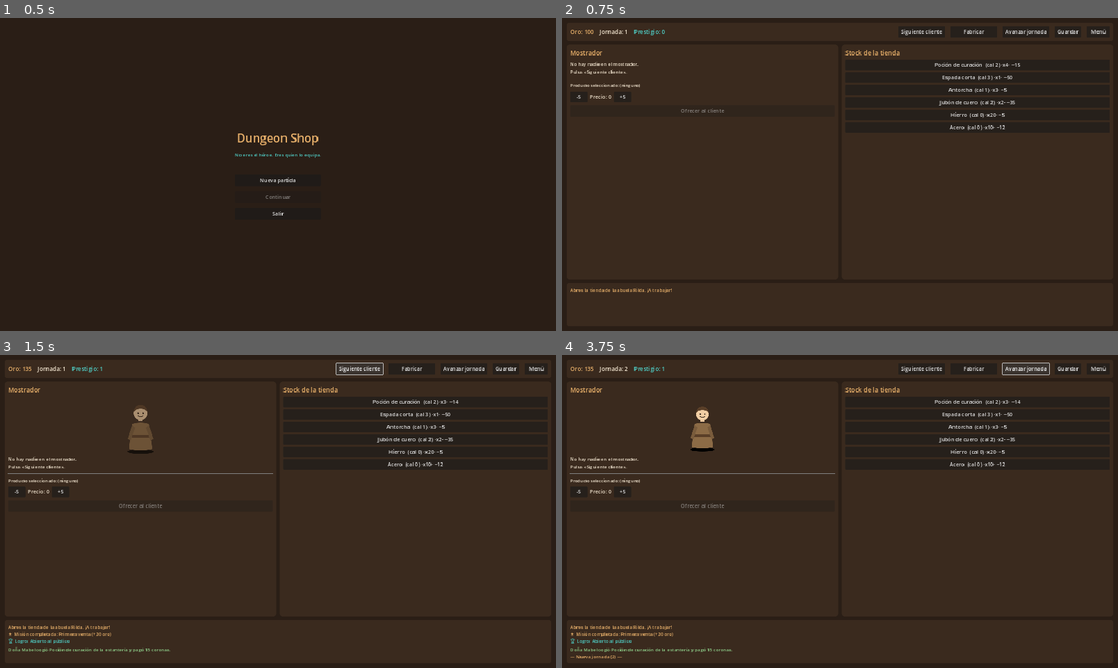
Above: before the commit, frames 1-4 (two rows, left to right).
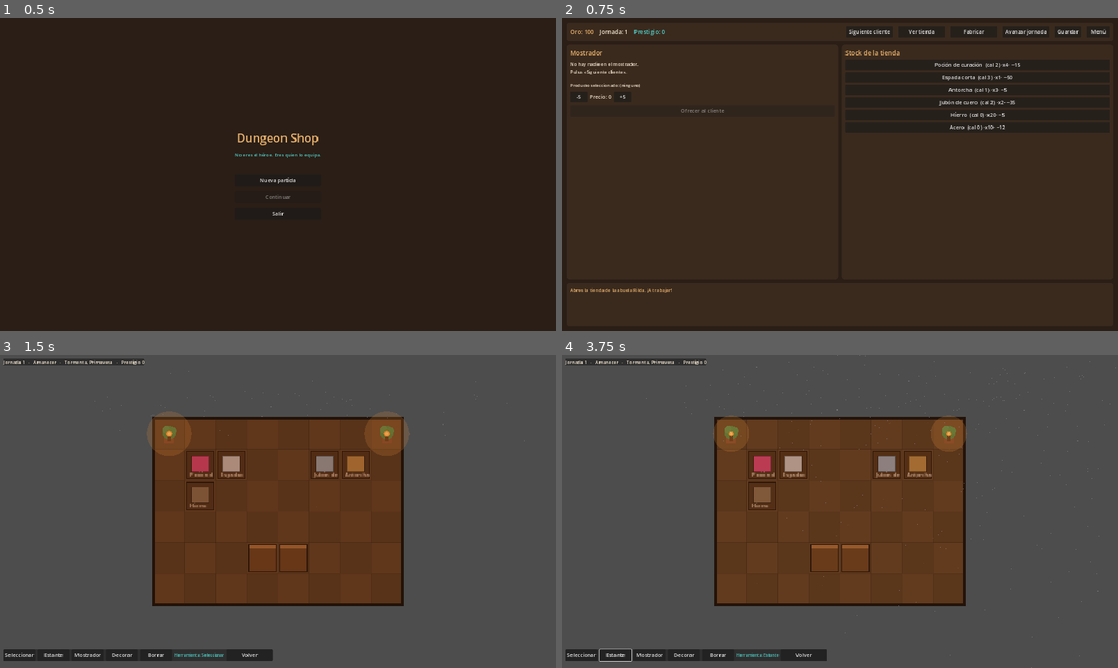
Above: after the commit, the same moments.

Repository: luckyvalentinaguirre-bot/DungeonShop
Game: Godot game, scene res://scenes/main_menu/MainMenu.tscn
Same seed, same stepped clock (60 frames per second), same inputs: the game is played once before the commit and once after it.
Inputs (mouse positions are in pixels of both pictures, inside the frame that each line leads up to):
- Up to frame 1 (0.5 s): no input
- Up to frame 2 (0.75 s): click "Nueva partida" at 0.5 s
- Up to frame 3 (1.5 s): click (361, 367) at 1.25 s, where only the run after the commit has a clickable "Ver tienda"
- Up to frame 4 (3.75 s): click (578, 655) at 2 s, where only the run after the commit has a clickable "Seleccionar"; click (617, 655) at 2.75 s, where only the run after the commit has a clickable "Estante"; click (1023, 367) at 3.5 s, where only the run before the commit has a clickable "Avanzar jornada"

Frame 1 is identical in both runs. In frame 2, 0.1% of the frame differs, in the area x 15-69%, y 3-88%; in frame 3, 95%; in frame 4, 96%, in the area x 0-100%, y 0-100%.

Commit message:
Visual (base top-down): vista cenital, día/noche, clima y partículas
Primer bloque de la capa visual, con TODO el arte como placeholders (formas de
color) sustituibles por pixel art HD final. Dirección de arte capturada como canon
en docs/ArtDirection.md (pixel art HD top-down, mundo vivo, tienda que evoluciona,
sprites únicos, UI minimalista, micro-animaciones, identidad propia).

Sistemas de mundo vivo (lógica pura + tests):
- WorldClock: ciclo día/noche con color de luz ambiente interpolado (fases,
  intensidad diurna); alimenta un CanvasModulate.
- WeatherSystem: clima por estación (despejado/nublado/lluvia/tormenta/nieve/niebla)
  con probabilidades estacionales; determinista con semilla.
- Integrados y persistidos en GameState (avanzan con la jornada; en el guardado).

Vista cenital (scenes/shop/ShopWorld.tscn + ShopWorld.gd):
- Render de la tienda desde ShopLayout: suelo en cuadrícula, paredes, mostrador,
  estantes con su producto (color por categoria + nombre) y decoración.
- Ciclo día/noche aplicado con CanvasModulate; antorchas con parpadeo e iluminación
  que crece de noche; partículas de polvo ambiental; lluvia/nieve segun el clima;
  niebla como capa translucida. Camara cenital fija.
- La tienda mejora de aspecto con el prestigio (hook de "evoluciona visualmente").
- Interaccion: barra de herramientas para colocar estantes/mostrador/decoracion,
  borrar, y con "Seleccionar" cambiar que producto expone cada estante.
- Accesible desde la tienda con "Ver tienda"; boton "Volver".

Distribucion inicial sembrada en GameState (mostrador + estantes con productos).
Tests: WorldClock y WeatherSystem. Runner actualizado.

Co-Authored-By: Claude Opus 4.8 <noreply@anthropic.com>
Claude-Session: https://claude.ai/code/session_01BvQJaW7W6TmoPXUchrmyos

Diff:
--- /dev/null
+++ b/scenes/shop/ShopWorld.tscn
@@ -0,0 +1,6 @@
+[gd_scene load_steps=2 format=3]
+
+[ext_resource type="Script" path="res://scripts/ui/ShopWorld.gd" id="1_world"]
+
+[node name="ShopWorld" type="Node2D"]
+script = ExtResource("1_world")
--- a/scripts/managers/GameState.gd
+++ b/scripts/managers/GameState.gd
@@ -26,6 +26,8 @@
 var employees: EmployeeManager
 var exploration: ExplorationSystem
 var research: ResearchSystem
+var clock: WorldClock
+var weather: WeatherSystem
 ## Materiales que se pueden comprar en el mercado (ids del catálogo).
 var market_materials: Array = [&"mat_iron", &"mat_steel", &"mat_quicksilver"]
 var player_wallet: WalletComponent
@@ -56,6 +58,8 @@
 	employees = EmployeeManager.new()
 	exploration = ExplorationSystem.new()
 	research = ResearchSystem.new()
+	clock = WorldClock.new()
+	weather = WeatherSystem.new()
 
 	economy = EconomySystem.new()
 	economy.name = "EconomySystem"
@@ -78,7 +82,9 @@
 
 	customer_pool = _default_pool()
 	_seed_progression_content()
+	_seed_layout()
 	day = 1
+	weather.roll_for_day(day, rng)
 
 	day_changed.emit(day)
 	gold_changed.emit(player_wallet.balance)
@@ -174,6 +180,8 @@
 		if config != null and config.days_per_week > 0 and day % config.days_per_week == 1:
 			economy.market.advance_week()
 			_maybe_trigger_events()
+	if weather != null:
+		weather.roll_for_day(day, rng)
 	day_changed.emit(day)
 	var bus := _bus()
 	if bus != null:
@@ -222,6 +230,8 @@
 		"demand": economy.demand.capture_state(),
 		"stock": stock.capture_state(),
 		"layout": layout.capture_state(),
+		"clock": clock.capture_state(),
+		"weather": weather.capture_state(),
 	}
 
 ## Reconstruye la partida desde un diccionario. Requiere que los servicios ya
@@ -238,6 +248,12 @@
 	var layout_data = data.get("layout", {})
 	if layout_data is Dictionary and not layout_data.is_empty():
 		layout.restore_state(layout_data)
+	var clock_data = data.get("clock", {})
+	if clock_data is Dictionary and not clock_data.is_empty():
+		clock.restore_state(clock_data)
+	var weather_data = data.get("weather", {})
+	if weather_data is Dictionary and not weather_data.is_empty():
+		weather.restore_state(weather_data)
 	day_changed.emit(day)
 	gold_changed.emit(player_wallet.balance)
 
@@ -314,6 +330,27 @@
 	e.effects = [effect]
 	return e
 
+## Distribución inicial de la tienda (vista cenital): un mostrador y unos estantes
+## con productos asignados. El jugador la reorganiza a su gusto. Ver ShopLayout.
+func _seed_layout() -> void:
+	# Mostrador cerca de la parte inferior-central.
+	layout.place(3, 4, ShopLayout.Furniture.COUNTER)
+	layout.place(4, 4, ShopLayout.Furniture.COUNTER)
+	# Estantes con producto asignado.
+	var shelves := [
+		[1, 1, &"potion_heal"],
+		[2, 1, &"weapon_short_sword"],
+		[5, 1, &"armor_leather"],
+		[6, 1, &"tool_torch"],
+		[1, 2, &"mat_iron"],
+	]
+	for s in shelves:
+		layout.place(s[0], s[1], ShopLayout.Furniture.SHELF)
+		layout.assign(s[0], s[1], s[2])
+	# Un par de decoraciones.
+	layout.place(0, 0, ShopLayout.Furniture.DECOR)
+	layout.place(7, 0, ShopLayout.Furniture.DECOR)
+
 func _stock_initial() -> void:
 	_add_stock(&"potion_heal", 2, 4)
 	_add_stock(&"weapon_short_sword", 3, 1)
--- a/scripts/managers/SceneRouter.gd
+++ b/scripts/managers/SceneRouter.gd
@@ -7,6 +7,7 @@
 
 const MAIN_MENU := "res://scenes/main_menu/MainMenu.tscn"
 const SHOP := "res://scenes/shop/Shop.tscn"
+const SHOP_WORLD := "res://scenes/shop/ShopWorld.tscn"
 const CRAFTING := "res://scenes/crafting/CraftingScreen.tscn"
 
 func goto(path: String) -> void:
@@ -20,3 +21,6 @@
 
 func goto_crafting() -> void:
 	goto(CRAFTING)
+
+func goto_world() -> void:
+	goto(SHOP_WORLD)
--- /dev/null
+++ b/scripts/systems/WeatherSystem.gd
@@ -0,0 +1,74 @@
+class_name WeatherSystem
+extends RefCounted
+## Clima y estaciones. Determina el clima de cada jornada (con probabilidades que
+## dependen de la estación) y expone datos para que la vista top-down pinte lluvia,
+## nieve, niebla, etc. Puro, determinista con semilla, y testeable.
+## Ver docs/ArtDirection.md §3.
+
+enum Weather { CLEAR, CLOUDY, RAIN, STORM, SNOW, FOG }
+enum Season { SPRING, SUMMER, AUTUMN, WINTER }
+
+## Jornadas por estación (4 estaciones = un año).
+var days_per_season: int = 12
+var weather: Weather = Weather.CLEAR
+var season: Season = Season.SPRING
+
+## Pesos de clima por estación [CLEAR, CLOUDY, RAIN, STORM, SNOW, FOG].
+const _WEIGHTS := {
+	Season.SPRING: [5, 3, 4, 1, 0, 2],
+	Season.SUMMER: [7, 2, 2, 2, 0, 1],
+	Season.AUTUMN: [4, 4, 4, 1, 0, 3],
+	Season.WINTER: [3, 3, 1, 1, 5, 3],
+}
+
+## Estación correspondiente a una jornada dada.
+func season_for_day(day: int) -> Season:
+	var index: int = int(floor(float(maxi(1, day) - 1) / float(maxi(1, days_per_season)))) % 4
+	return index as Season
+
+## Recalcula estación y clima para una jornada (llamar al avanzar la jornada).
+func roll_for_day(day: int, rng: RandomNumberGenerator) -> void:
+	season = season_for_day(day)
+	weather = _weighted_pick(_WEIGHTS[season], rng)
+
+func _weighted_pick(weights: Array, rng: RandomNumberGenerator) -> Weather:
+	var total: int = 0
+	for w in weights:
+		total += int(w)
+	if total <= 0:
+		return Weather.CLEAR
+	var roll: int = rng.randi_range(1, total)
+	var acc: int = 0
+	for i in weights.size():
+		acc += int(weights[i])
+		if roll <= acc:
+			return i as Weather
+	return Weather.CLEAR
+
+func weather_name() -> String:
+	match weather:
+		Weather.CLEAR: return "Despejado"
+		Weather.CLOUDY: return "Nublado"
+		Weather.RAIN: return "Lluvia"
+		Weather.STORM: return "Tormenta"
+		Weather.SNOW: return "Nieve"
+		Weather.FOG: return "Niebla"
+		_: return "?"
+
+func season_name() -> String:
+	match season:
+		Season.SPRING: return "Primavera"
+		Season.SUMMER: return "Verano"
+		Season.AUTUMN: return "Otoño"
+		Season.WINTER: return "Invierno"
+		_: return "?"
+
+func is_precipitation() -> bool:
+	return weather == Weather.RAIN or weather == Weather.STORM or weather == Weather.SNOW
+
+func capture_state() -> Dictionary:
+	return {"weather": int(weather), "season": int(season)}
+
+func restore_state(data: Dictionary) -> void:
+	weather = int(data.get("weather", 0)) as Weather
+	season = int(data.get("season", 0)) as Season
--- /dev/null
+++ b/scripts/systems/WorldClock.gd
@@ -0,0 +1,80 @@
+class_name WorldClock
+extends RefCounted
+## Ciclo de día y noche. El tiempo del día va de 0..1 (0 y 1 = medianoche, 0.5 =
+## mediodía) y produce una FASE y un COLOR de luz ambiente interpolado suavemente
+## entre puntos clave, para alimentar el CanvasModulate de la vista top-down.
+## Puro y testeable. Ver docs/ArtDirection.md §3.
+
+enum Phase { NIGHT, DAWN, DAY, DUSK }
+
+## Duración de un día completo en segundos de tiempo real (una jornada de juego).
+var day_length: float = 240.0
+## Momento del día, 0..1.
+var time_of_day: float = 0.30
+
+## Puntos clave de color de luz ambiente [tiempo, Color]. Se interpola entre ellos.
+const _KEYS := [
+	[0.00, Color(0.16, 0.18, 0.34)],  # medianoche: azul profundo
+	[0.22, Color(0.20, 0.20, 0.38)],  # antes del alba
+	[0.28, Color(0.85, 0.62, 0.48)],  # amanecer cálido
+	[0.35, Color(1.00, 0.96, 0.88)],  # mañana
+	[0.50, Color(1.00, 1.00, 0.98)],  # mediodía (luz plena)
+	[0.68, Color(1.00, 0.92, 0.80)],  # tarde
+	[0.76, Color(0.92, 0.58, 0.42)],  # atardecer
+	[0.85, Color(0.35, 0.30, 0.45)],  # anochecer
+	[1.00, Color(0.16, 0.18, 0.34)],  # medianoche
+]
+
+## Avanza el reloj 'delta_seconds' de tiempo real.
+func advance(delta_seconds: float) -> void:
+	if day_length <= 0.0:
+		return
+	time_of_day = fposmod(time_of_day + delta_seconds / day_length, 1.0)
+
+func set_time(t: float) -> void:
+	time_of_day = fposmod(t, 1.0)
+
+## Fase actual del día.
+func phase() -> Phase:
+	var t := time_of_day
+	if t >= 0.24 and t < 0.34:
+		return Phase.DAWN
+	if t >= 0.34 and t < 0.72:
+		return Phase.DAY
+	if t >= 0.72 and t < 0.84:
+		return Phase.DUSK
+	return Phase.NIGHT
+
+func phase_name() -> String:
+	match phase():
+		Phase.DAWN: return "Amanecer"
+		Phase.DAY: return "Día"
+		Phase.DUSK: return "Atardecer"
+		_: return "Noche"
+
+## Intensidad de luz diurna 0..1 (0 de noche, 1 a mediodía). Útil para la niebla,
+## el volumen de ambiente, etc.
+func daylight() -> float:
+	# Curva suave centrada en el mediodía.
+	return clampf(1.0 - absf(time_of_day - 0.5) * 2.2, 0.05, 1.0)
+
+## Color de luz ambiente interpolado (para el CanvasModulate).
+func light_color() -> Color:
+	var t := time_of_day
+	for i in range(_KEYS.size() - 1):
+		var a = _KEYS[i]
+		var b = _KEYS[i + 1]
+		var ta: float = a[0]
+		var tb: float = b[0]
+		if t >= ta and t <= tb:
+			var f: float = 0.0 if tb == ta else (t - ta) / (tb - ta)
+			return (a[1] as Color).lerp(b[1] as Color, f)
+	return _KEYS[0][1]
+
+## Serialización (parte del guardado; el reloj persiste entre sesiones).
+func capture_state() -> Dictionary:
+	return {"time": time_of_day, "day_length": day_length}
+
+func restore_state(data: Dictionary) -> void:
+	time_of_day = float(data.get("time", 0.30))
+	day_length = float(data.get("day_length", 240.0))
--- a/scripts/ui/ShopScreen.gd
+++ b/scripts/ui/ShopScreen.gd
@@ -78,6 +78,9 @@
 	var next_btn := UiFactory.button("Siguiente cliente")
 	next_btn.pressed.connect(_on_next_customer)
 	row.add_child(next_btn)
+	var world_btn := UiFactory.button("Ver tienda")
+	world_btn.pressed.connect(func() -> void: SceneRouter.goto_world())
+	row.add_child(world_btn)
 	var craft_btn := UiFactory.button("Fabricar")
 	craft_btn.pressed.connect(func() -> void: SceneRouter.goto_crafting())
 	row.add_child(craft_btn)
--- /dev/null
+++ b/scripts/ui/ShopWorld.gd
@@ -0,0 +1,317 @@
+extends Node2D
+## Vista CENITAL (top-down) de la tienda. Renderiza la cuadrícula de ShopLayout con
+## suelo, paredes, mostrador, estantes (con su producto) y decoración; aplica el
+## ciclo día/noche (CanvasModulate), el clima (partículas de lluvia/nieve + niebla),
+## partículas ambientales (polvo), antorchas con parpadeo y humo de la forja. El
+## jugador coloca muebles y asigna qué producto va en cada estante.
+##
+## TODO EL ARTE ES PLACEHOLDER (formas de color): para el pixel art HD final se
+## sustituyen los dibujos por tiles/sprites. Ver docs/ArtDirection.md.
+
+const TILE := 64
+
+enum Tool { SELECT, SHELF, COUNTER, DECOR, ERASE }
+
+var _tool: int = Tool.SELECT
+var _assignable_ids: Array = []
+var _time_accum: float = 0.0
+var _canvas_modulate: CanvasModulate
+var _fog: ColorRect
+var _rain: CPUParticles2D
+var _snow: CPUParticles2D
+var _info_label: Label
+var _tool_label: Label
+
+func _ready() -> void:
+	if GameState.economy == null:
+		GameState.new_game()
+	_assignable_ids = _build_assignable_ids()
+	_build_camera()
+	_build_ambient()
+	_build_weather_nodes()
+	_build_fog()
+	_build_ui()
+	_update_weather_visuals()
+	set_process(true)
+
+func _process(delta: float) -> void:
+	# Ciclo día/noche.
+	GameState.clock.advance(delta)
+	_canvas_modulate.color = GameState.clock.light_color()
+	# Parpadeo de antorchas / humo: redibuja periódicamente.
+	_time_accum += delta
+	queue_redraw()
+	_refresh_info()
+
+# ------------------------------------------------------------------- construcción
+func _grid_size() -> Vector2:
+	return Vector2(GameState.layout.width * TILE, GameState.layout.height * TILE)
+
+func _build_camera() -> void:
+	_canvas_modulate = CanvasModulate.new()
+	_canvas_modulate.color = GameState.clock.light_color()
+	add_child(_canvas_modulate)
+
+	var cam := Camera2D.new()
+	var grid := _grid_size()
+	cam.position = grid / 2.0
+	var vp := get_viewport_rect().size
+	var zoom_factor: float = minf(vp.x / (grid.x + 260.0), vp.y / (grid.y + 260.0))
+	cam.zoom = Vector2(zoom_factor, zoom_factor)
+	add_child(cam)
+	cam.make_current()
+
+func _build_ambient() -> void:
+	# Polvo cálido flotando suavemente sobre la tienda.
+	var dust := CPUParticles2D.new()
+	var grid := _grid_size()
+	dust.position = grid / 2.0
+	dust.amount = 40
+	dust.lifetime = 6.0
+	dust.emission_shape = CPUParticles2D.EMISSION_SHAPE_RECTANGLE
+	dust.emission_rect_extents = grid / 2.0
+	dust.gravity = Vector2(0, -6)
+	dust.initial_velocity_min = 2.0
+	dust.initial_velocity_max = 8.0
+	dust.scale_amount_min = 1.0
+	dust.scale_amount_max = 2.5
+	dust.color = Color(1.0, 0.9, 0.7, 0.10)
+	add_child(dust)
+
+func _build_weather_nodes() -> void:
+	var grid := _grid_size()
+	_rain = CPUParticles2D.new()
+	_rain.position = Vector2(grid.x / 2.0, -40)
+	_rain.emission_shape = CPUParticles2D.EMISSION_SHAPE_RECTANGLE
+	_rain.emission_rect_extents = Vector2(grid.x / 2.0 + 160.0, 6)
+	_rain.amount = 240
+	_rain.lifetime = 0.9
+	_rain.gravity = Vector2(60, 1000)
+	_rain.initial_velocity_min = 500.0
+	_rain.initial_velocity_max = 700.0
+	_rain.scale_amount_min = 1.0
+	_rain.scale_amount_max = 1.6
+	_rain.color = Color(0.6, 0.72, 0.92, 0.65)
+	_rain.emitting = false
+	add_child(_rain)
+
+	_snow = CPUParticles2D.new()
+	_snow.position = Vector2(grid.x / 2.0, -40)
+	_snow.emission_shape = CPUParticles2D.EMISSION_SHAPE_RECTANGLE
+	_snow.emission_rect_extents = Vector2(grid.x / 2.0 + 160.0, 6)
+	_snow.amount = 140
+	_snow.lifetime = 5.0
+	_snow.gravity = Vector2(10, 70)
+	_snow.initial_velocity_min = 20.0
+	_snow.initial_velocity_max = 45.0
+	_snow.scale_amount_min = 1.5
+	_snow.scale_amount_max = 3.0
+	_snow.color = Color(1.0, 1.0, 1.0, 0.85)
+	_snow.emitting = false
+	add_child(_snow)
+
+func _build_fog() -> void:
+	# Niebla: una capa translúcida gris-azulada sobre el mundo (bajo la UI).
+	var fog_layer := CanvasLayer.new()
+	fog_layer.layer = 1
+	add_child(fog_layer)
+	_fog = ColorRect.new()
+	_fog.color = Color(0.7, 0.74, 0.8, 0.32)
+	_fog.set_anchors_and_offsets_preset(Control.PRESET_FULL_RECT)
+	_fog.mouse_filter = Control.MOUSE_FILTER_IGNORE
+	_fog.visible = false
+	fog_layer.add_child(_fog)
+
+func _build_ui() -> void:
+	var layer := CanvasLayer.new()
+	layer.layer = 2
+	add_child(layer)
+
+	# Barra superior de información (minimalista).
+	var top := PanelContainer.new()
+	top.position = Vector2(12, 12)
+	layer.add_child(top)
+	var row := UiFactory.hbox(16)
+	top.add_child(row)
+	_info_label = UiFactory.label("", 16)
+	row.add_child(_info_label)
+
+	# Barra de herramientas de colocación (abajo).
+	var bottom := PanelContainer.new()
+	bottom.position = Vector2(12, get_viewport_rect().size.y - 64)
+	layer.add_child(bottom)
+	var tools := UiFactory.hbox(8)
+	bottom.add_child(tools)
+	tools.add_child(_tool_button("Seleccionar", Tool.SELECT))
+	tools.add_child(_tool_button("Estante", Tool.SHELF))
+	tools.add_child(_tool_button("Mostrador", Tool.COUNTER))
+	tools.add_child(_tool_button("Decorar", Tool.DECOR))
+	tools.add_child(_tool_button("Borrar", Tool.ERASE))
+	_tool_label = UiFactory.label("Herramienta: Seleccionar", 14, UiFactory.COL_ARCANE)
+	tools.add_child(_tool_label)
+	var back := UiFactory.button("Volver")
+	back.pressed.connect(func() -> void: SceneRouter.goto_shop())
+	tools.add_child(back)
+
+func _tool_button(text: String, tool_id: int) -> Button:
+	var b := UiFactory.button(text)
+	b.custom_minimum_size = Vector2(110, 34)
+	b.pressed.connect(func() -> void: _set_tool(tool_id, text))
+	return b
+
+# ----------------------------------------------------------------------- input
+func _set_tool(tool_id: int, label: String) -> void:
+	_tool = tool_id
+	_tool_label.text = "Herramienta: %s" % label
+
+func _unhandled_input(event: InputEvent) -> void:
+	if event is InputEventMouseButton and event.pressed and event.button_index == MOUSE_BUTTON_LEFT:
+		var world := get_global_mouse_position()
+		var tx := int(floor(world.x / float(TILE)))
+		var ty := int(floor(world.y / float(TILE)))
+		if not GameState.layout.in_bounds(tx, ty):
+			return
+		_apply_tool(tx, ty)
+		queue_redraw()
+
+func _apply_tool(tx: int, ty: int) -> void:
+	match _tool:
+		Tool.SHELF:
+			GameState.layout.place(tx, ty, ShopLayout.Furniture.SHELF)
+		Tool.COUNTER:
+			GameState.layout.place(tx, ty, ShopLayout.Furniture.COUNTER)
+		Tool.DECOR:
+			GameState.layout.place(tx, ty, ShopLayout.Furniture.DECOR)
+		Tool.ERASE:
+			GameState.layout.remove(tx, ty)
+		_:
+			# Seleccionar: si es un estante, cambia el producto que expone.
+			if GameState.layout.furniture_at(tx, ty) == ShopLayout.Furniture.SHELF:
+				_cycle_shelf_product(tx, ty)
+
+func _cycle_shelf_product(tx: int, ty: int) -> void:
+	if _assignable_ids.is_empty():
+		return
+	var current := GameState.layout.assigned_item(tx, ty)
+	var idx := _assignable_ids.find(current)
+	var next: StringName = _assignable_ids[(idx + 1) % _assignable_ids.size()]
+	GameState.layout.assign(tx, ty, next)
+
+func _build_assignable_ids() -> Array:
+	var ids: Array = []
+	for item in GameState.item_db.all():
+		ids.append(item.id)
+	ids.sort()
+	return ids
+
+# ------------------------------------------------------------------- dibujo
+func _draw() -> void:
+	var layout := GameState.layout
+	var polish := _polish()  # 0..1 según prestigio: la tienda mejora de aspecto
+	for y in layout.height:
+		for x in layout.width:
+			_draw_floor(x, y, polish)
+	# Muebles encima del suelo.
+	for y in layout.height:
+		for x in layout.width:
+			match layout.furniture_at(x, y):
+				ShopLayout.Furniture.COUNTER:
+					_draw_counter(x, y)
+				ShopLayout.Furniture.SHELF:
+					_draw_shelf(x, y)
+				ShopLayout.Furniture.DECOR:
+					_draw_decor(x, y)
+	_draw_walls()
+	_draw_torches()
+
+func _tile_rect(x: int, y: int) -> Rect2:
+	return Rect2(x * TILE, y * TILE, TILE, TILE)
+
+func _draw_floor(x: int, y: int, polish: float) -> void:
+	var warm := Color(0.42, 0.30, 0.18).lerp(Color(0.58, 0.42, 0.26), polish)
+	var alt := warm.darkened(0.08) if (x + y) % 2 == 0 else warm
+	draw_rect(_tile_rect(x, y), alt, true)
+	draw_rect(_tile_rect(x, y), Color(0, 0, 0, 0.10), false, 1.0)
+
+func _draw_counter(x: int, y: int) -> void:
+	var r := _tile_rect(x, y).grow(-4)
+	draw_rect(r, Color(0.45, 0.30, 0.16), true)
+	draw_rect(Rect2(r.position, Vector2(r.size.x, 8)), Color(0.65, 0.46, 0.26), true)
+	draw_rect(r, Color(0.2, 0.12, 0.06), false, 2.0)
+
+func _draw_shelf(x: int, y: int) -> void:
+	var r := _tile_rect(x, y).grow(-4)
+	draw_rect(r, Color(0.36, 0.24, 0.13), true)
+	draw_rect(r, Color(0.2, 0.12, 0.06), false, 2.0)
+	# Producto expuesto.
+	var item_id := GameState.layout.assigned_item(x, y)
+	if item_id != &"":
+		var item := GameState.item_db.get_item(item_id)
+		if item != null:
+			var pr := Rect2(r.position + Vector2(10, 10), Vector2(r.size.x - 20, r.size.y - 24))
+			draw_rect(pr, _category_color(item.category), true)
+			draw_rect(pr, Color(0, 0, 0, 0.35), false, 1.0)
+			var font := ThemeDB.fallback_font
+			if font != null:
+				draw_string(font, r.position + Vector2(6, r.size.y - 4), item.display_name.left(8), HORIZONTAL_ALIGNMENT_LEFT, r.size.x, 11, Color(1, 1, 1, 0.85))
+
+func _draw_decor(x: int, y: int) -> void:
+	var c := _tile_rect(x, y).get_center()
+	# Una plantita en maceta como placeholder.
+	draw_rect(Rect2(c + Vector2(-10, 6), Vector2(20, 14)), Color(0.5, 0.3, 0.2), true)
+	draw_circle(c + Vector2(0, -2), 14, Color(0.3, 0.55, 0.3))
+	draw_circle(c + Vector2(-6, -8), 8, Color(0.35, 0.6, 0.35))
+	draw_circle(c + Vector2(7, -6), 8, Color(0.32, 0.58, 0.32))
+
+func _draw_walls() -> void:
+	var grid := _grid_size()
+	draw_rect(Rect2(Vector2.ZERO, grid), Color(0.15, 0.10, 0.06), false, 6.0)
+
+func _draw_torches() -> void:
+	# Antorchas en las esquinas con parpadeo; iluminan más de noche.
+	var grid := _grid_size()
+	var night := 1.0 - GameState.clock.daylight()
+	var flicker := 0.75 + 0.25 * sin(_time_accum * 9.0)
+	var spots := [Vector2(TILE * 0.5, TILE * 0.5), Vector2(grid.x - TILE * 0.5, TILE * 0.5)]
+	for spot in spots:
+		# Base de la antorcha.
+		draw_rect(Rect2(spot + Vector2(-3, 0), Vector2(6, 16)), Color(0.35, 0.22, 0.12), true)
+		# Llama.
+		draw_circle(spot, 6.0 * flicker, Color(1.0, 0.7, 0.25))
+		draw_circle(spot, 3.5 * flicker, Color(1.0, 0.92, 0.6))
+		# Halo de luz (más visible de noche).
+		draw_circle(spot, 46.0 * flicker, Color(1.0, 0.75, 0.35, 0.10 + 0.22 * night))
+
+# ------------------------------------------------------------------- clima/estado
+func _polish() -> float:
+	# La tienda se ve mejor cuanto más prestigio (evoluciona visualmente).
+	return clampf(GameState.reputation.prestige() / 100.0, 0.0, 1.0)
+
+func _update_weather_visuals() -> void:
+	var w := GameState.weather.weather
+	_rain.emitting = (w == WeatherSystem.Weather.RAIN or w == WeatherSystem.Weather.STORM)
+	if w == WeatherSystem.Weather.STORM:
+		_rain.amount = 360
+	else:
+		_rain.amount = 240
+	_snow.emitting = (w == WeatherSystem.Weather.SNOW)
+	if _fog != null:
+		_fog.visible = (w == WeatherSystem.Weather.FOG)
+
+func _refresh_info() -> void:
+	if _info_label != null:
+		_info_label.text = "Jornada %d   ·   %s   ·   %s, %s   ·   Prestigio %d" % [
+			GameState.day, GameState.clock.phase_name(),
+			GameState.weather.weather_name(), GameState.weather.season_name(),
+			int(GameState.reputation.prestige()),
+		]
+
+func _category_color(category: int) -> Color:
+	match category:
+		GameEnums.Category.WEAPON: return Color(0.75, 0.75, 0.8)
+		GameEnums.Category.ARMOR: return Color(0.6, 0.65, 0.75)
+		GameEnums.Category.POTION: return Color(0.8, 0.3, 0.5)
+		GameEnums.Category.TOOL: return Color(0.7, 0.55, 0.3)
+		GameEnums.Category.MAGIC: return Color(0.4, 0.8, 0.75)
+		GameEnums.Category.MATERIAL: return Color(0.55, 0.45, 0.35)
+		_: return Color(0.6, 0.6, 0.6)
--- a/tests/run_tests.gd
+++ b/tests/run_tests.gd
@@ -42,6 +42,8 @@
 	# Expansión: distribución, empleados, exploración, investigación
 	preload("res://tests/unit/test_shop_layout.gd"),
 	preload("res://tests/unit/test_expansion_systems.gd"),
+	# Mundo vivo (día/noche, clima)
+	preload("res://tests/unit/test_world_ambient.gd"),
 ]
 
 func _initialize() -> void:
--- /dev/null
+++ b/tests/unit/test_world_ambient.gd
@@ -0,0 +1,68 @@
+extends Test
+## Tests de WorldClock (día/noche) y WeatherSystem (clima/estaciones).
+## Ver docs/ArtDirection.md §3.
+
+# --- WorldClock ---
+func test_phase_by_time() -> void:
+	var c := WorldClock.new()
+	c.set_time(0.5)
+	assert_eq(c.phase(), WorldClock.Phase.DAY, "mediodía es día")
+	c.set_time(0.0)
+	assert_eq(c.phase(), WorldClock.Phase.NIGHT, "medianoche es noche")
+	c.set_time(0.30)
+	assert_eq(c.phase(), WorldClock.Phase.DAWN)
+	c.set_time(0.78)
+	assert_eq(c.phase(), WorldClock.Phase.DUSK)
+
+func test_daylight_peaks_at_noon() -> void:
+	var c := WorldClock.new()
+	c.set_time(0.5)
+	var noon := c.daylight()
+	c.set_time(0.0)
+	var midnight := c.daylight()
+	assert_true(noon > midnight, "hay más luz a mediodía que a medianoche")
+
+func test_advance_wraps_around() -> void:
+	var c := WorldClock.new()
+	c.day_length = 10.0
+	c.set_time(0.95)
+	c.advance(1.0)  # +0.1 -> 1.05 -> 0.05
+	assert_true(c.time_of_day < 0.1, "el tiempo da la vuelta al pasar de medianoche")
+
+func test_light_color_interpolates() -> void:
+	var c := WorldClock.new()
+	c.set_time(0.5)
+	var col := c.light_color()
+	assert_true(col.r > 0.9 and col.g > 0.9, "a mediodía la luz es casi blanca")
+
+# --- WeatherSystem ---
+func _rng(seed_value: int) -> RandomNumberGenerator:
+	var rng := RandomNumberGenerator.new()
+	rng.seed = seed_value
+	return rng
+
+func test_season_cycles() -> void:
+	var w := WeatherSystem.new()
+	w.days_per_season = 10
+	assert_eq(w.season_for_day(1), WeatherSystem.Season.SPRING)
+	assert_eq(w.season_for_day(11), WeatherSystem.Season.SUMMER)
+	assert_eq(w.season_for_day(31), WeatherSystem.Season.WINTER)
+	assert_eq(w.season_for_day(41), WeatherSystem.Season.SPRING)
+
+func test_roll_is_deterministic() -> void:
+	var a := WeatherSystem.new()
+	var b := WeatherSystem.new()
+	a.roll_for_day(5, _rng(123))
+	b.roll_for_day(5, _rng(123))
+	assert_eq(a.weather, b.weather, "mismo seed => mismo clima")
+
+func test_winter_can_snow() -> void:
+	var w := WeatherSystem.new()
+	w.days_per_season = 10
+	var snowed := false
+	for i in 200:
+		w.roll_for_day(31, _rng(i))  # día 31 = invierno
+		if w.weather == WeatherSystem.Weather.SNOW:
+			snowed = true
+			break
+	assert_true(snowed, "en invierno puede nevar")
Not shown, changed: docs/ArtDirection.md
